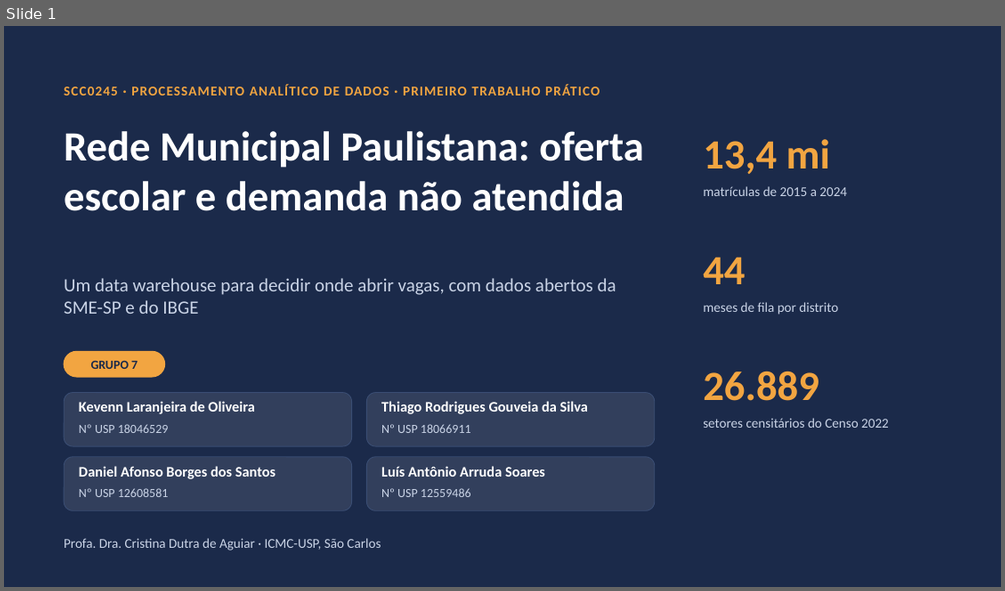
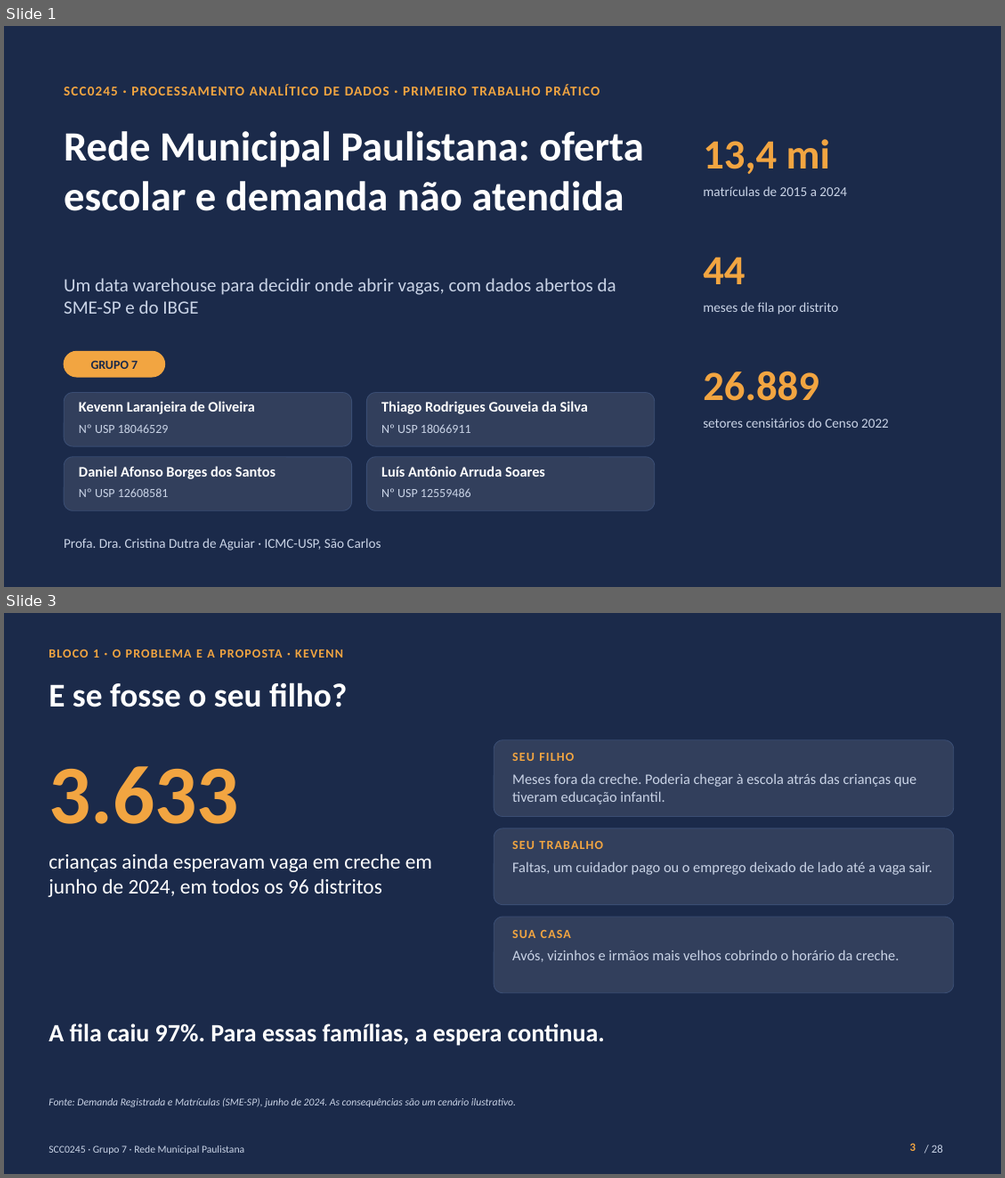
Before and after one commit to kevennlaranjeira/OLAP2026, a slide deck: docs/apresentacao/apresentacao-projeto1.pptx. Shown one above the other, each under a label of ours: slide 1 before the commit, slides 1 and 3 after it; the slides between them are not shown. The pictures are 1005x591 and 1005x1178 pixels, drawn with LibreOffice and Linux fonts; fonts in the diff are those of the drawing. Boxes give left, top, right and bottom in pixels: in the first picture for what was removed or moved away, otherwise in the second. Text is boxed around its words. In the diff, an @@ line names an element or a change of style, - is before the commit and + after.

Commit message:
docs(apresentacao): abertura sem persona, com a queda da fila e o que a proposta melhora (#16)
A história da Ana sai da apresentação. O bloco 1 agora segue uma linha:
- a fila de creche caiu 97% de 2015 a 2024, mas 3.633 crianças ainda esperavam;
- um slide escuro pergunta à plateia "e se fosse o seu filho?" (a criança fora da creche, o trabalho, a casa);
- o problema é onde abrir vaga: 2.502 das 3.633 esperavam uma unidade específica, e quem aceita qualquer unidade não esperava mais de 30 dias.

Dois slides novos mostram como a proposta ajuda a fila a cair mais. "Hoje, os dados se repetem e não conversam" traz quatro casos reais da nossa carga: 38.869 matrículas de creche que pareciam ativas em 2022, 193 códigos para 4.011 escolas em 2024, totais da fila que não fecham e zero que não é zero. "Consultas mais confiáveis e mais rápidas" traz o que medimos: 0,42 s para as oito consultas, 3,5 min de carga, 14 verificações e menos de 1% de diferença entre as bases.

O bloco 4 troca o fim da Ana por um exemplo (Grajaú e Tremembé) e pela volta à pergunta do começo. O bloco 1 fica com 7 minutos e os outros com 5. Os docs registram o tempo das consultas e a nova divisão. pptx, HTML e PDF vão para 28 slides.

```diff
--- a/docs/apresentacao/apresentacao-projeto1.pptx
+++ b/docs/apresentacao/apresentacao-projeto1.pptx
@@ slide 3 added at [4, 613, 1001, 1174], background #1B2A4A @@
@@ text added at [48, 649, 343, 657], 12 pt, text #F2A541, bold @@
+BLOCO 1 · O PROBLEMA E A PROPOSTA · KEVENN
@@ text added at [48, 682, 347, 707], 32 pt, text #FFFFFF, bold @@
+E se fosse o seu filho?
@@ rounded rectangle added at [494, 740, 954, 817], fill #FFFFFF at 10% opacity, outline #3A4D73 0.75 pt @@
@@ text added at [48, 766, 239, 824], 80 pt, text #F2A541, bold @@
+3.633
@@ text added at [512, 753, 574, 761], 12 pt, text #F2A541, bold @@
+SEU FILHO
@@ text added at [512, 773, 916, 804], 14 pt, text #C9D3E6 @@
+Meses fora da creche. Poderia chegar à escola atrás das crianças que tiveram educação infantil.
@@ rounded rectangle added at [494, 828, 954, 905], fill #FFFFFF at 10% opacity, outline #3A4D73 0.75 pt @@
@@ text added at [512, 841, 603, 849], 12 pt, text #F2A541, bold @@
+SEU TRABALHO
@@ text added at [48, 853, 432, 897], 20 pt, text #FFFFFF @@
+crianças ainda esperavam vaga em creche em junho de 2024, em todos os 96 distritos
@@ text added at [512, 861, 932, 875], 14 pt, text #C9D3E6 @@
+Faltas, um cuidador pago ou o emprego deixado de lado até a vaga sair.
@@ rounded rectangle added at [494, 916, 954, 993], fill #FFFFFF at 10% opacity, outline #3A4D73 0.75 pt @@
@@ text added at [512, 930, 571, 938], 12 pt, text #F2A541, bold @@
+SUA CASA
@@ text added at [512, 949, 898, 962], 14 pt, text #C9D3E6 @@
+Avós, vizinhos e irmãos mais velhos cobrindo o horário da creche.
@@ text added at [48, 1023, 605, 1046], 24 pt, text #FFFFFF, bold @@
+A fila caiu 97%. Para essas famílias, a espera continua.
@@ text added at [48, 1098, 516, 1107], 10 pt, text #C9D3E6, italic @@
+Fonte: Demanda Registrada e Matrículas (SME-SP), junho de 2024. As consequências são um cenário ilustrativo.
@@ text added at [48, 1145, 244, 1154], 10 pt, text #C9D3E6 @@
+SCC0245 · Grupo 7 · Rede Municipal Paulistana
@@ page number added at [910, 1143, 915, 1151], 11 pt, text #F2A541, bold @@
+3
@@ text added at [931, 1144, 943, 1152], 11 pt, text #C9D3E6 @@
+/ 28
```
Also in this commit, not shown: 24 slides changed, 2 other slides added, 1 slide removed, 9 other files.
